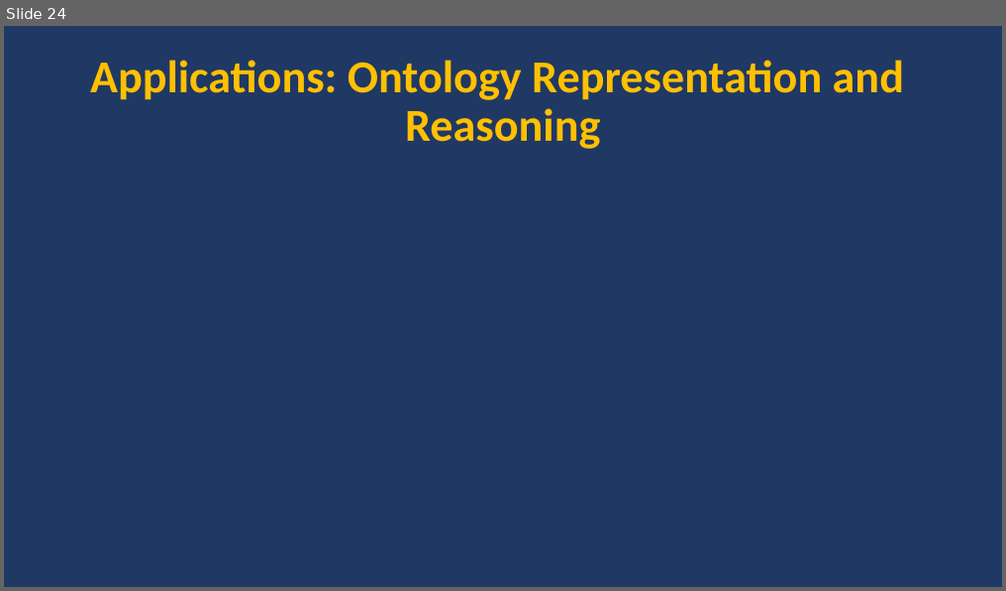
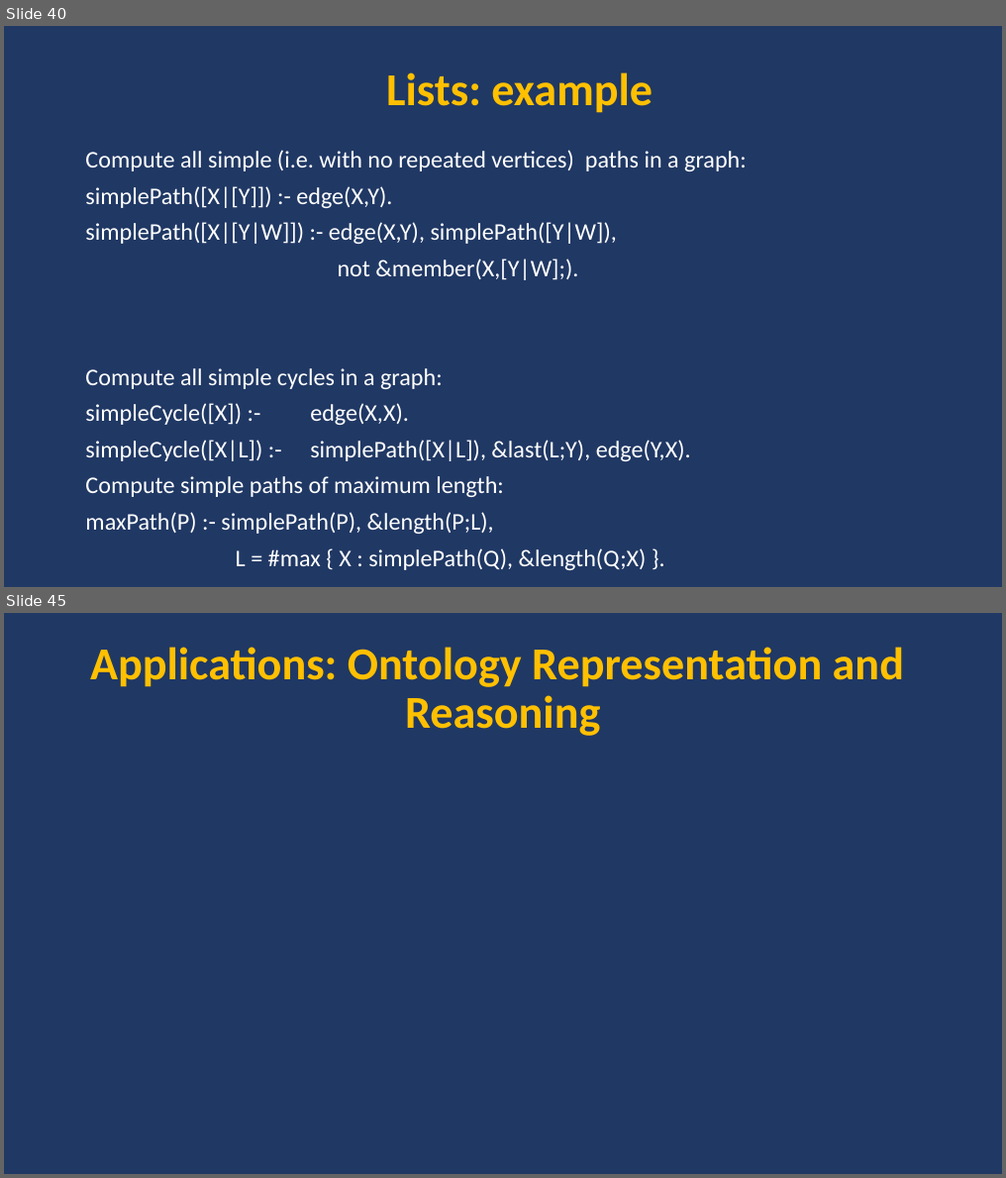
Before and after one commit to DeMaCS-UNICAL/functions_presentation_2018, a slide deck: presentation.pptx. Shown one above the other, each under a label of ours: slide 24 before the commit, slides 40 and 45 after it; the slides between them are not shown. The pictures are 1006x591 and 1006x1178 pixels, drawn with LibreOffice and Linux fonts; fonts in the diff are those of the drawing; grey boxes stand for pictures. Boxes give left, top, right and bottom in pixels: in the first picture for what was removed or moved away, otherwise in the second. Text is boxed around its words. In the diff, an @@ line names an element or a change of style, - is before the commit and + after.

```diff
--- a/presentation.pptx
+++ b/presentation.pptx
@@ slide 40 added at [4, 26, 1002, 587], background #203864 @@
@@ title added at [386, 73, 652, 113], 44 pt, text #FFC000, bold @@
+Lists: example
@@ text added at [85, 150, 746, 570], 23 pt, text #FFFFFF @@
+Compute all simple (i.e. with no repeated vertices) paths in a graph:
+simplePath([X|[Y]]) :- edge(X,Y).
+simplePath([X|[Y|W]]) :- edge(X,Y), simplePath([Y|W]),
+not &member(X,[Y|W];).
+Compute all simple cycles in a graph:
+simpleCycle([X]) :- edge(X,X).
+simpleCycle([X|L]) :- simplePath([X|L]), &last(L;Y), edge(Y,X).
+Compute simple paths of maximum length:
+maxPath(P) :- simplePath(P), &length(P;L),
+L = #max { X : simplePath(Q), &length(Q;X) }.
@@ what was slide 24 is now slide 45 @@
```
Also in this commit, not shown: 20 other slides added.
